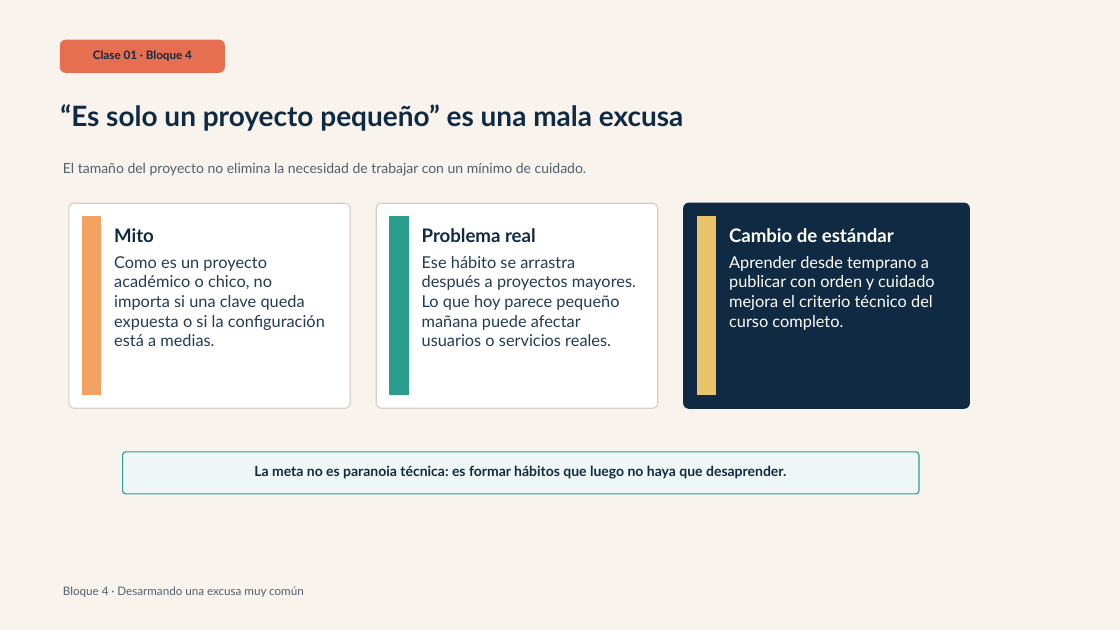
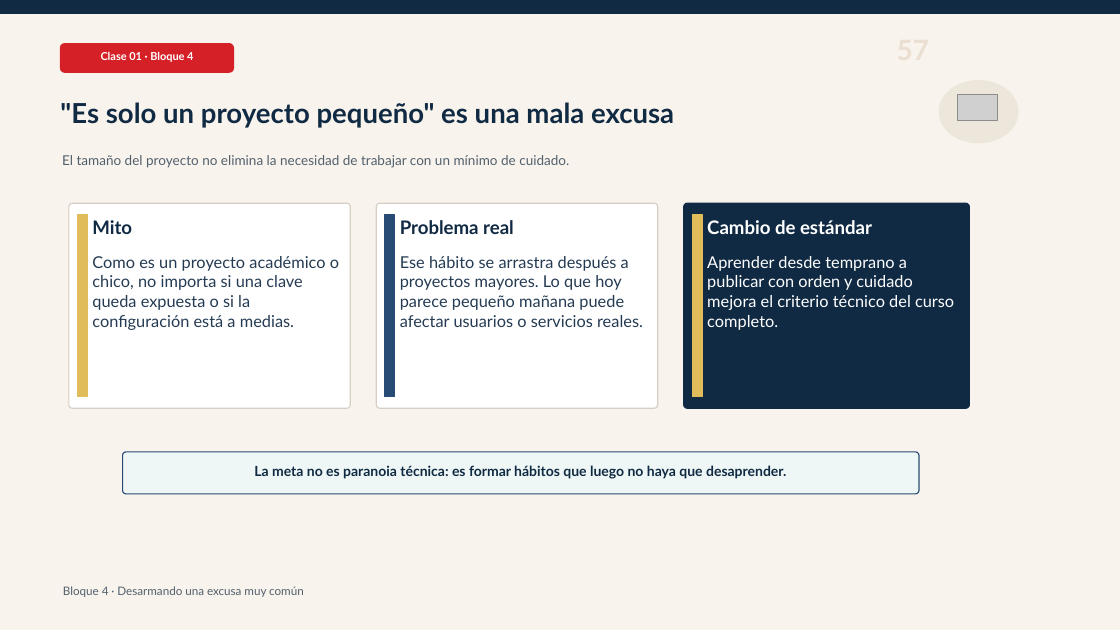
Before and after one commit to Dieg0Code/PRO301_Taller_de_Aplicaciones_para_Internet, a slide deck: slide 57 of clases/semana-01/01/ppt/Clase-01-Bloque-1-La-Web-No-Es-Magia.pptx. Drawn at 1120x630 pixels with LibreOffice and Linux fonts; fonts in the diff are those of the drawing; grey boxes stand for pictures. Boxes give left, top, right and bottom in pixels: in the first picture for what was removed or moved away, otherwise in the second. Text is boxed around its words. In the diff, an @@ line names an element or a change of style, - is before the commit and + after.

```diff
--- a/clases/semana-01/01/ppt/Clase-01-Bloque-1-La-Web-No-Es-Magia.pptx
+++ b/clases/semana-01/01/ppt/Clase-01-Bloque-1-La-Web-No-Es-Magia.pptx
@@ rectangle added at [0, 0, 1120, 13], fill #102A43, outline #102A43 1 pt @@
@@ rounded rectangle: place and size @@
-rounded rectangle at [60, 40, 224, 72]
+rounded rectangle at [60, 44, 234, 72]
@@ rounded rectangle at [60, 44, 234, 72]: fill #E76F51 to #D62027; outline #E76F51 1 pt to #D62027 1 pt; proportions changed @@
@@ text "Clase 01 · Bloque 4" at [101, 52, 193, 62]: size 10 to 9.4 pt, text colour #102A43 to #FFFFFF @@
@@ ellipse added at [939, 81, 1018, 143], fill #EDE6DA, outline #EDE6DA 1 pt @@
@@ text at [60, 102, 674, 128]: text changed; size 24 to 23.6 pt @@
-“Es solo un proyecto pequeño” es una mala excusa
+"Es solo un proyecto pequeño" es una mala excusa
@@ picture added at [958, 95, 998, 120] @@
@@ text "El tamaño del proyecto no ..." at [62, 155, 569, 168]: size 12 to 11.6 pt @@
@@ proportions changed in 3 elements at [69, 203, 350, 408], [376, 203, 658, 408], [684, 203, 970, 408] @@
@@ rectangle: place and size @@
-rectangle at [82, 217, 101, 395]
+rectangle at [77, 215, 87, 397]
@@ rectangle at [77, 215, 87, 397]: fill #F4A261 to #E0BC5A; outline #F4A261 1 pt to #E0BC5A 1 pt @@
@@ text "Mito": place and size @@
-text "Mito" at [114, 228, 154, 242]
+text "Mito" at [92, 220, 132, 234]
@@ rectangle: place and size @@
-rectangle at [390, 217, 408, 395]
+rectangle at [385, 215, 395, 397]
@@ rectangle at [385, 215, 395, 397]: fill #2A9D8F to #284B75; outline #2A9D8F 1 pt to #284B75 1 pt @@
@@ text "Problema real": place and size @@
-text "Problema real" at [422, 228, 536, 242]
+text "Problema real" at [400, 220, 514, 234]
@@ rectangle: place and size @@
-rectangle at [697, 217, 716, 395]
+rectangle at [692, 215, 702, 397]
@@ rectangle at [692, 215, 702, 397]: fill #E9C46A to #E0BC5A; outline #E9C46A 1 pt to #E0BC5A 1 pt @@
@@ text "Cambio de estándar": place and size @@
-text "Cambio de estándar" at [729, 228, 894, 242]
+text "Cambio de estándar" at [707, 220, 872, 234]
@@ text "Como es un proyecto académico ..." rewrapped from [114, 256, 325, 346] to [92, 256, 339, 330] @@
@@ text "Ese hábito se arrastra después ..." rewrapped from [422, 256, 636, 346] to [400, 256, 643, 327] @@
@@ text "Aprender desde temprano a publicar ..." rewrapped from [729, 256, 935, 330] to [707, 256, 954, 330] @@
@@ rounded rectangle at [123, 452, 919, 494]: outline #2A9D8F 1 pt to #284B75 1 pt @@
```
Also in this commit, not shown: 57 other slides changed, 3 slides added, 2 slides removed, 26 other files.
